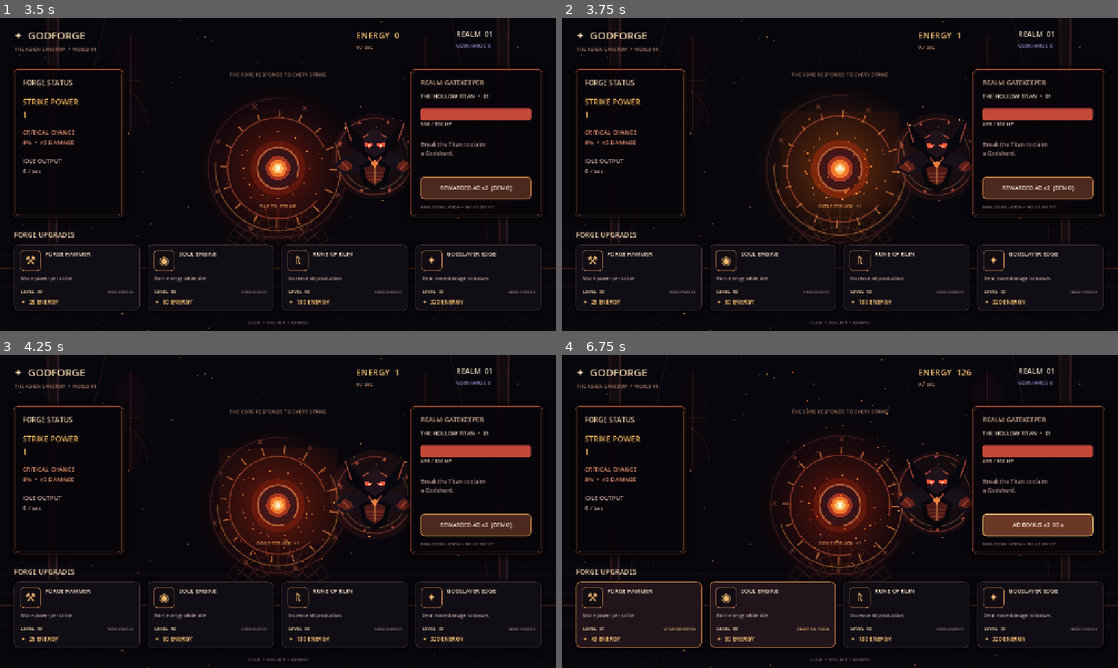
Above: before the commit, frames 1-4 (two rows, left to right).
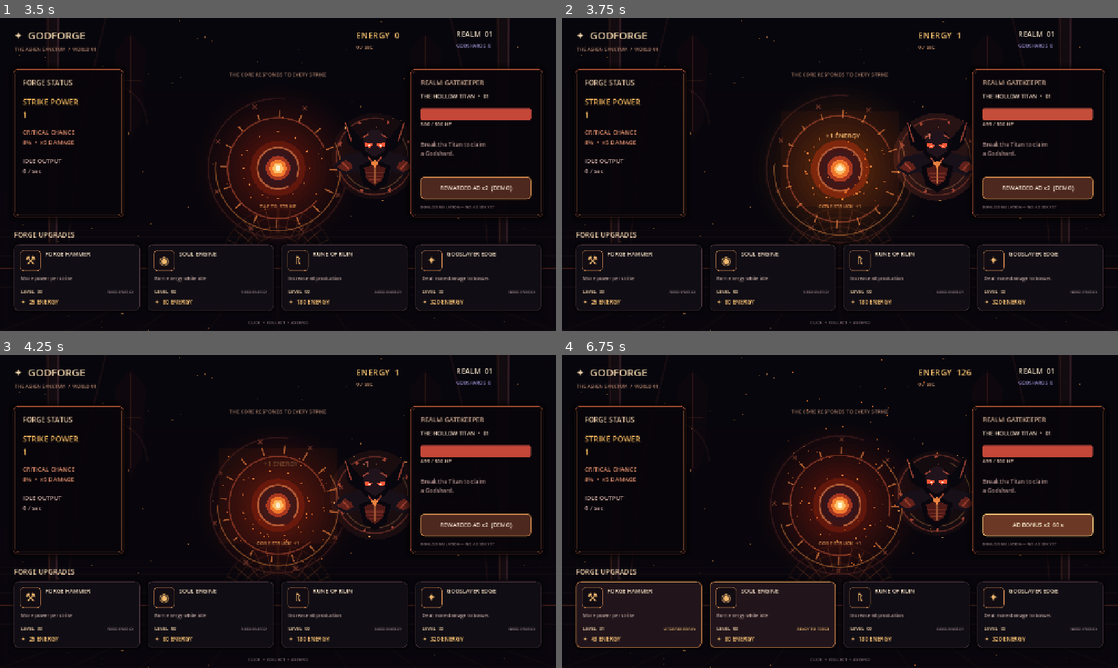
Above: after the commit, the same moments.

Repository: filesgloom-png/CLICKER-GODFORGE-
Game: Godot game, scene res://scenes/main.tscn
Same seed, same stepped clock (60 frames per second), same inputs: the game is played once before the commit and once after it.
Inputs (mouse positions are in pixels of both pictures, inside the frame that each line leads up to):
- Up to frame 1 (3.5 s): click "BEGIN ASCENSION" at 2.75 s
- Up to frame 2 (3.75 s): click (840, 158) at 3.5 s
- Up to frame 3 (4.25 s): no input
- Up to frame 4 (6.75 s): click "REWARDED AD x2 (DEMO)" at 4.25 s; click "AD BONUS x2 60 s" at 5 s; click (639, 614) at 5.77 s; click "AD BONUS x2 59 s" at 6.5 s

Frame 1 is identical in both runs. In frame 2, 0.3% of the frame differs, in the area x 44-74%, y 32-59%; in frame 3, less than 0.1%; in frame 4, less than 0.1%.

Commit message:
Add floating combat feedback and boss impact effects

Diff:
--- a/scripts/game.gd
+++ b/scripts/game.gd
@@ -14,6 +14,9 @@
 var core_recoil := 0.0
 var critical_flash := 0.0
 var boss_transition_flash := 0.0
+var boss_hit_flash := 0.0
+var boss_shake := 0.0
+var combat_popups: Array[Dictionary] = []
 var upgrade_feedback_time := [0.0, 0.0, 0.0, 0.0]
 var ember_particles: Array[Vector4] = []
 var energy := 0.0
@@ -51,6 +54,18 @@
 	core_recoil = move_toward(core_recoil, 0.0, delta * 4.5)
 	critical_flash = maxf(0.0, critical_flash - delta * 2.2)
 	boss_transition_flash = maxf(0.0, boss_transition_flash - delta * 1.35)
+	boss_hit_flash = maxf(0.0, boss_hit_flash - delta * 3.2)
+	boss_shake = move_toward(boss_shake, 0.0, delta * 4.8)
+	if boss_bar != null and is_instance_valid(boss_bar):
+		boss_bar.modulate = Color(1.0, 1.0 + boss_hit_flash * 0.24, 1.0 + boss_hit_flash * 0.10, 1.0)
+	for popup_index in range(combat_popups.size() - 1, -1, -1):
+		var popup: Dictionary = combat_popups[popup_index]
+		popup["life"] = float(popup["life"]) - delta
+		var popup_position: Vector2 = popup["position"]
+		popup["position"] = popup_position + Vector2(0.0, -42.0 * delta)
+		combat_popups[popup_index] = popup
+		if float(popup["life"]) <= 0.0:
+			combat_popups.remove_at(popup_index)
 	for i in range(ember_particles.size() - 1, -1, -1):
 		var ember := ember_particles[i]
 		ember.x += ember.z * delta
@@ -139,6 +154,12 @@
 		draw_circle(p, 2.0 + hit_flash, Color(1.0, 0.58, 0.24, 0.8))
 	# Keep the realm boss in the open channel between the core and the right HUD; placing it under the opaque panel hid it completely.
 	_draw_boss_portrait(Vector2(size.x * 0.674, size.y * 0.445), boss_stage)
+	for popup in combat_popups:
+		var popup_life: float = clampf(float(popup["life"]), 0.0, 1.0)
+		var popup_position: Vector2 = popup["position"]
+		var popup_color: Color = popup["color"]
+		popup_color.a *= minf(1.0, popup_life * 2.2)
+		draw_string(ThemeDB.fallback_font, Vector2(popup_position.x - 90.0, popup_position.y), str(popup["text"]), HORIZONTAL_ALIGNMENT_CENTER, 180.0, int(popup["size"]), popup_color)
 	for ember in ember_particles:
 		draw_circle(Vector2(ember.x, ember.y), 1.4 + hit_flash, Color(1.0, 0.49, 0.16, 0.72))
 	# Critical strikes create a bright expanding rune shockwave.
@@ -217,7 +238,8 @@
 			c = Color("#d19b4d")
 			eye_color = Color("#ffe19a")
 	center.y += bob
-	var aura: float = 0.08 + 0.025 * sin(pulse * 1.8)
+	center.x += sin(pulse * 54.0) * boss_shake * 7.0
+	var aura: float = 0.08 + 0.025 * sin(pulse * 1.8) + boss_hit_flash * 0.22
 	# A layered, stage-tinted halo separates the gatekeeper from the cathedral.
 	draw_circle(center, 99.0 + sin(pulse * 1.8) * 4.0, Color(c.r, c.g, c.b, aura))
 	draw_arc(center, 88.0, pulse * 0.12, pulse * 0.12 + TAU * 0.72, 72, Color(c.r, c.g, c.b, 0.42), 2.0, true)
@@ -494,7 +516,12 @@
 		damage *= 5.0
 		critical_flash = 1.0
 	energy += damage
-	boss_hp -= damage * boss_damage
+	var boss_hit_damage := damage * boss_damage
+	boss_hp -= boss_hit_damage
+	boss_hit_flash = 1.0
+	boss_shake = 1.0
+	combat_popups.append({"text": ("CRITICAL  -" if critical else "-") + _format_number(boss_hit_damage), "position": Vector2(862.0 + rng.randf_range(-24.0, 24.0), 286.0), "life": 1.0, "size": 23 if critical else 18, "color": Color("#ffe28b") if critical else Color("#ff8c72")})
+	combat_popups.append({"text": "+" + _format_number(damage) + " ENERGY", "position": Vector2(640.0 + rng.randf_range(-20.0, 20.0), 284.0), "life": 0.82, "size": 15, "color": Color("#ffc879")})
 	if ui_labels.has("hit"):
 		ui_labels["hit"].text = ("CRITICAL HIT!  +" if critical else "CORE STRUCK  +") + _format_number(damage)
 		ui_labels["hit"].add_theme_color_override("font_color", Color("#fff0a3") if critical else Color("#d58b4c"))
@@ -506,6 +533,9 @@
 		multiplier *= 1.08
 		boss_transition_flash = 1.0
 		critical_flash = 0.0
+		boss_hit_flash = 0.0
+		boss_shake = 0.0
+		combat_popups.append({"text": "GATEKEEPER SHATTERED", "position": Vector2(862.0, 230.0), "life": 1.35, "size": 20, "color": Color("#ffe6a0")})
 		if ui_labels.has("boss_hint"):
 			ui_labels["boss_hint"].text = "GATEKEEPER SLAIN!\n+1 GODSHARD  •  POWER +8%"
 	_refresh_ui()
